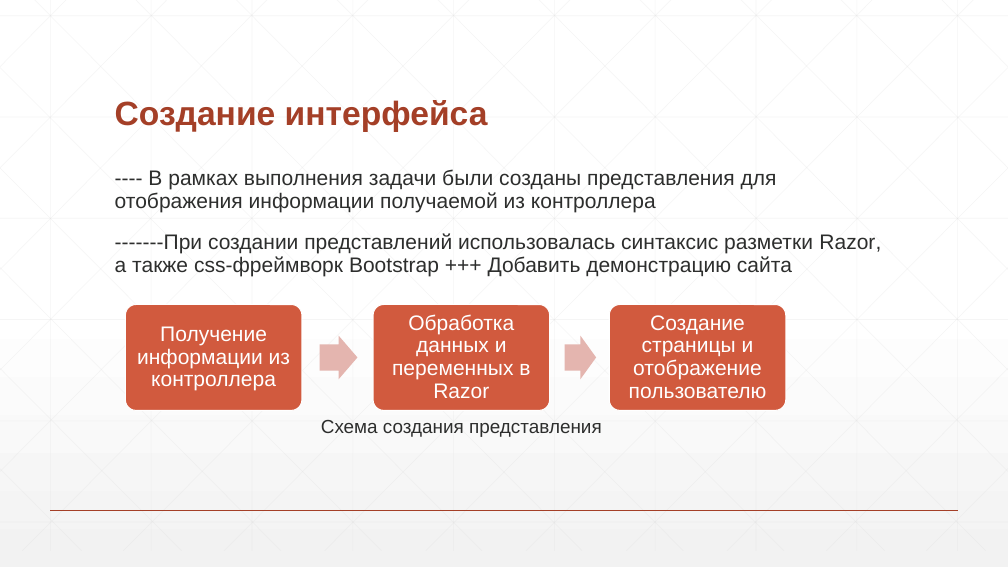
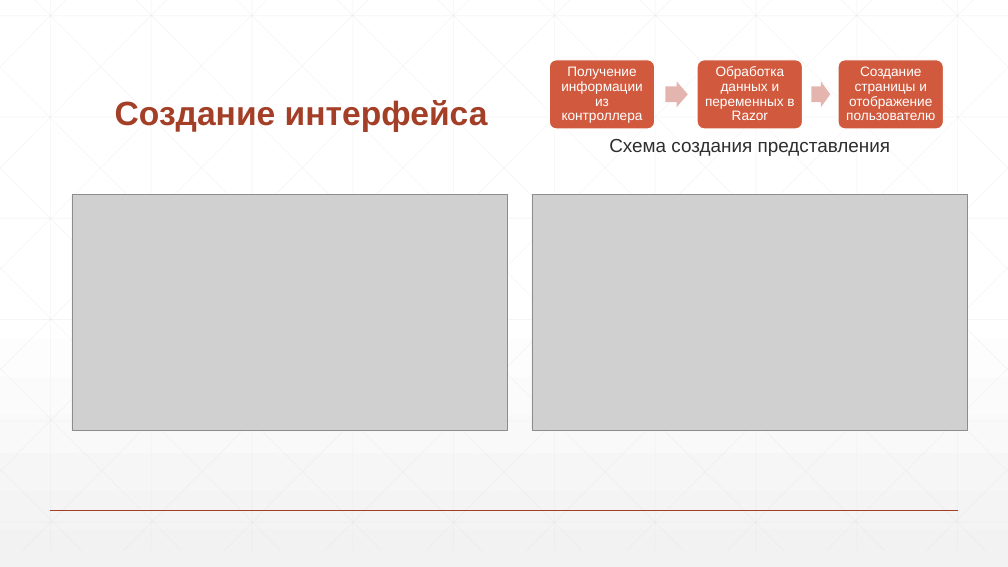
Before and after one commit to DanilaShushkanov/Site22, a slide deck: slide 11 of Диплом_през.pptx (slide 12 before the commit). Drawn at 1008x567 pixels with LibreOffice and Linux fonts; fonts in the diff are those of the drawing; grey boxes stand for pictures. Boxes give left, top, right and bottom in pixels: in the first picture for what was removed or moved away, otherwise in the second. Text is boxed around its words. In the diff, an @@ line names an element or a change of style, - is before the commit and + after.

Commit message:
10.06 добавлен экспорт, сделаны контроллеры, пишуться представления

```diff
--- a/Диплом_през.pptx
+++ b/Диплом_през.pptx
@@ text "Получение информации из контроллера": place and size @@
-text "Получение информации из контроллера" at bbox=[137, 326, 290, 391]
+text "Получение информации из контроллера" at bbox=[561, 66, 643, 123]
@@ text "Обработка данных и переменных в ...": place and size @@
-text "Обработка данных и переменных в ..." at bbox=[392, 314, 530, 398]
+text "Обработка данных и переменных в ..." at bbox=[705, 66, 794, 120]
@@ group added at bbox=[550, 60, 944, 129]: 3 rounded rectangles, 2 right arrows @@
@@ size 20 to 13 pt; less space between paragraphs in 3 elements at bbox=[561, 66, 643, 123], bbox=[705, 66, 794, 120], bbox=[846, 66, 935, 120] @@
@@ text "Создание страницы и отображение пользователю": place and size @@
-text "Создание страницы и отображение пользователю" at bbox=[629, 315, 767, 398]
+text "Создание страницы и отображение пользователю" at bbox=[846, 66, 935, 120]
@@ text "Схема создания представления": place and size @@
-text "Схема создания представления" at bbox=[321, 420, 602, 437]
+text "Схема создания представления" at bbox=[609, 139, 891, 156]
@@ text removed at bbox=[115, 169, 881, 277] @@
----- В рамках выполнения задачи были созданы представления для отображения информации получаемой из контроллера
--------При создании представлений использовалась синтаксис разметки Razor, а также css-фреймворк Bootstrap +++ Добавить демонстрацию сайта
@@ picture added at bbox=[72, 194, 507, 430] @@
@@ picture added at bbox=[532, 194, 968, 430] @@
@@ group removed at bbox=[126, 305, 786, 411]: 3 rounded rectangles, 2 right arrows @@
```
Also in this commit, not shown: 6 other slides changed, 2 slides added, 2 slides removed, 24 other files.
